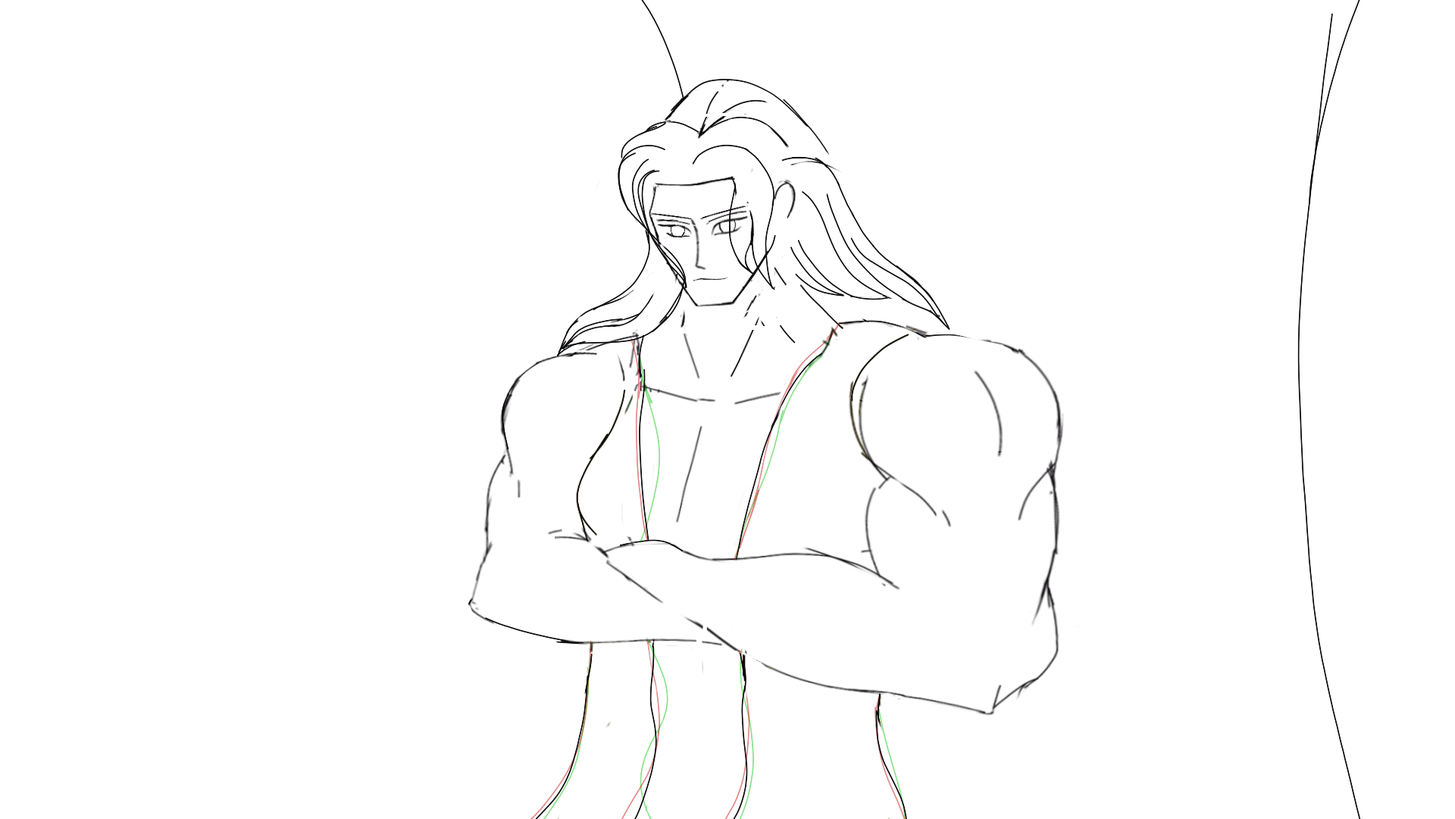
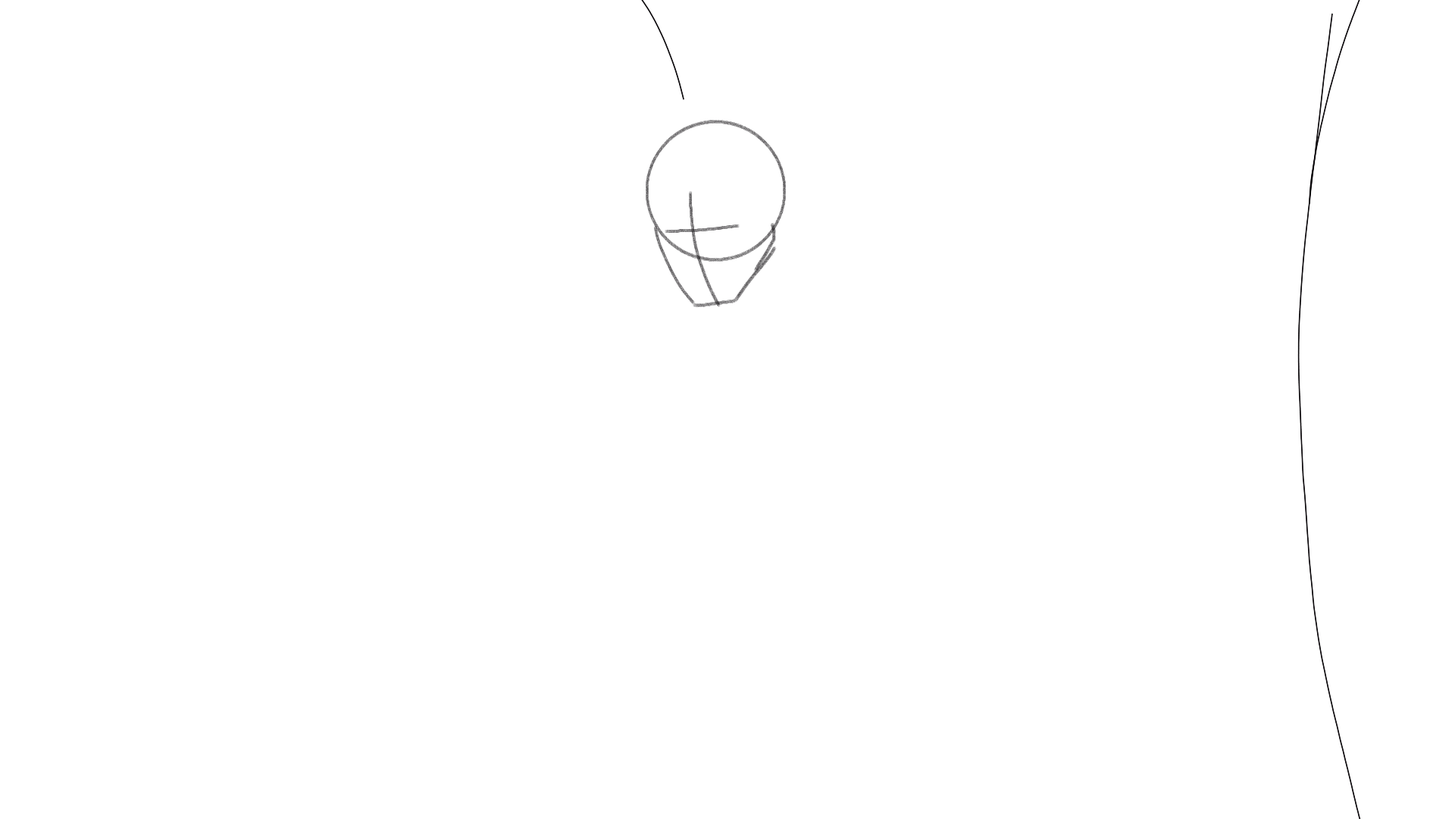
Layered file, before and after one edit (w=1455, h=819). Changes by layer:
hid group "Group 5" (5 layers), opacity 100% → 45% over (467, 78, 1080, 819)
hid "Hair", painted on it over (510, 78, 1055, 389)
painted on "Shirt2" over (485, 291, 971, 819)
painted on "Paint Layer 2" over (467, 78, 1080, 819)
